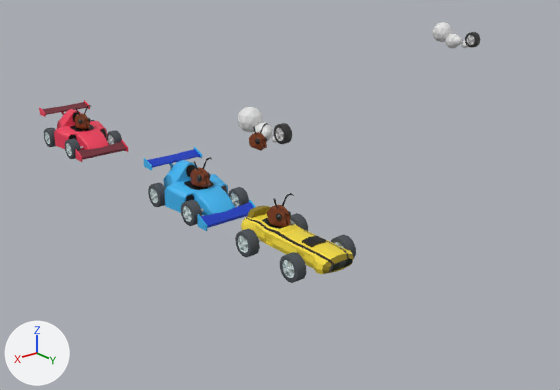
An edit to the Blender file art/racecars_with_ant_head.blend, drawn before and after from the same camera.
Rendered twice from a 50 mm lens placed at (1.33, 1.95, 0.99), pointed at (-0.5, -0.31, -0.12). The lights are fixed; the arrows at lower left show +X, +Y and +Z.

Script lines for the objects in view, before the commit:
```python
ob_formula_blue = bpy.data.objects.new('formula_blue', me_cube_006)
ob_formula_blue.location = (0.0, -0.122, 0.018)
ob_smoke_particle_009 = bpy.data.objects.new('smoke_particle.009', me_icosphere_009)
ob_smoke_particle_009.location = (-2.064, -0.652, 0.25)
ob_smoke_particle_009.scale = (0.315, 0.315, 0.315)
ob_smoke_particle_011 = bpy.data.objects.new('smoke_particle.011', me_icosphere_011)
ob_smoke_particle_011.location = (-2.065, -0.667, 0.25)
ob_smoke_particle_011.scale = (0.629, 0.629, 0.629)
ob_smoke_particle_012 = bpy.data.objects.new('smoke_particle.012', me_icosphere_012)
ob_smoke_particle_012.location = (-2.084, -0.679, 0.25)
ob_smoke_particle_012.scale = (0.944, 0.944, 0.944)
ob_smoke_particle_013 = bpy.data.objects.new('smoke_particle.013', me_icosphere_013)
ob_smoke_particle_013.location = (-2.045, -0.698, 0.268)
ob_smoke_particle_013.scale = (1.13, 1.13, 1.13)
ob_smoke_particle_014 = bpy.data.objects.new('smoke_particle.014', me_icosphere_014)
ob_smoke_particle_014.location = (-2.071, -0.752, 0.258)
ob_smoke_particle_014.scale = (1.89, 1.89, 1.89)
ob_smoke_particle_015 = bpy.data.objects.new('smoke_particle.015', me_icosphere_015)
ob_smoke_particle_015.location = (-2.056, -0.817, 0.3)
ob_smoke_particle_015.scale = (2.52, 2.52, 2.52)
ob_wheel_fancy_001 = bpy.data.objects.new('wheel_fancy.001', me_cylinder_001)
ob_wheel_fancy_001.location = (-2.067, -0.619, 0.283)
ob_wheel_fancy_001.scale = (0.125, 0.125, 0.125)
# also in view: 'formula_red' at (0.0, -0.99, 0.1); 'formula_yellow' at (0.0, 0.37, 0.09)
```
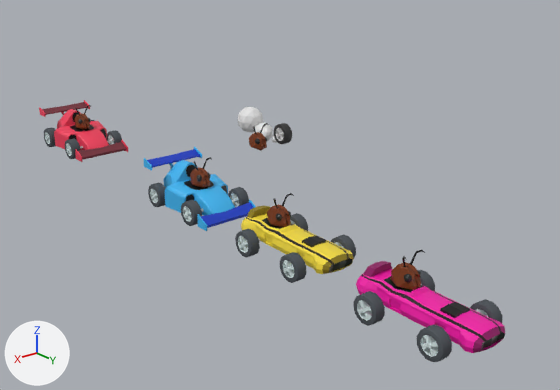
Commit message: pink car!

Where the newer file only moved an object's origin or applied its transform, the numbers keep the older frame.

The change, as a list of edits to the scene's bpy script:
```text
Add me_cube_014:
    me_cube_014.from_pydata(...)  # 974 vertices, 712 faces; spans x -0.112..0.066, y -0.227..0.185, z -0.016..0.165
    # faces by material slot: [12, 344, 192, 164]
    me_cube_014.materials.append(mat_palette256_001)  # picture img_palette256_png_002
    me_cube_014.materials.append(mat_palette256)  # picture img_palette256_png_001
    me_cube_014.materials.append(mat_rubber_001)  # dark grey #555a5f
    me_cube_014.materials.append(mat_chrome_001)  # white #d8e7e7
Remove ob_wheel_fancy_001:
    ob_wheel_fancy_001 = bpy.data.objects.new('wheel_fancy.001', me_cylinder_001)
    ob_wheel_fancy_001.location = (-2.067, -0.619, 0.283)
    ob_wheel_fancy_001.scale = (0.125, 0.125, 0.125)
    _m = ob_wheel_fancy_001.modifiers.new('EdgeSplit', 'EDGE_SPLIT')
    _m.use_edge_angle = False
    _m = ob_wheel_fancy_001.modifiers.new('Mirror', 'MIRROR')
    _m.use_clip = True
Remove ob_smoke_particle_009:
    ob_smoke_particle_009 = bpy.data.objects.new('smoke_particle.009', me_icosphere_009)
    ob_smoke_particle_009.location = (-2.064, -0.652, 0.25)
    ob_smoke_particle_009.scale = (0.315, 0.315, 0.315)
Remove ob_smoke_particle_011:
    ob_smoke_particle_011 = bpy.data.objects.new('smoke_particle.011', me_icosphere_011)
    ob_smoke_particle_011.location = (-2.065, -0.667, 0.25)
    ob_smoke_particle_011.scale = (0.629, 0.629, 0.629)
Remove ob_smoke_particle_012:
    ob_smoke_particle_012 = bpy.data.objects.new('smoke_particle.012', me_icosphere_012)
    ob_smoke_particle_012.location = (-2.084, -0.679, 0.25)
    ob_smoke_particle_012.scale = (0.944, 0.944, 0.944)
Remove ob_smoke_particle_013:
    ob_smoke_particle_013 = bpy.data.objects.new('smoke_particle.013', me_icosphere_013)
    ob_smoke_particle_013.location = (-2.045, -0.698, 0.268)
    ob_smoke_particle_013.scale = (1.13, 1.13, 1.13)
Remove ob_smoke_particle_014:
    ob_smoke_particle_014 = bpy.data.objects.new('smoke_particle.014', me_icosphere_014)
    ob_smoke_particle_014.location = (-2.071, -0.752, 0.258)
    ob_smoke_particle_014.scale = (1.89, 1.89, 1.89)
Remove ob_smoke_particle_015:
    ob_smoke_particle_015 = bpy.data.objects.new('smoke_particle.015', me_icosphere_015)
    ob_smoke_particle_015.location = (-2.056, -0.817, 0.3)
    ob_smoke_particle_015.scale = (2.52, 2.52, 2.52)
Add ob_formula_pink:
    ob_formula_pink = bpy.data.objects.new('formula_pink', me_cube_014)
    ob_formula_pink.location = (0.0, 0.888, 0.018)
    _m = ob_formula_pink.modifiers.new('Mirror', 'MIRROR')
    _m.use_clip = True
    _m = ob_formula_pink.modifiers.new('EdgeSplit', 'EDGE_SPLIT')
    _m.use_edge_angle = False
```

Location of each change, (x1, y1, x2, y2) in pixels of the pictures (560 x 390 px):
'formula_pink', added
    after: (353, 249, 505, 362)
    faces in mat_palette256 (picture img_palette256_png_001): (356, 249, 505, 353)
    faces in mat_rubber_001 (dark grey #555a5f): (353, 270, 503, 362)
    faces in mat_chrome_001 (white #d8e7e7): (357, 284, 488, 357)
'smoke_particle.015', deleted
    before: (432, 22, 452, 42)
'wheel_fancy.001', deleted
    before: (465, 32, 480, 48)
'smoke_particle.014', deleted
    before: (445, 33, 459, 49)
'smoke_particle.013', deleted
    before: (453, 37, 462, 46)
'smoke_particle.011', deleted
    before: (462, 42, 466, 47)
'smoke_particle.012', deleted
    before: (461, 41, 468, 48)
